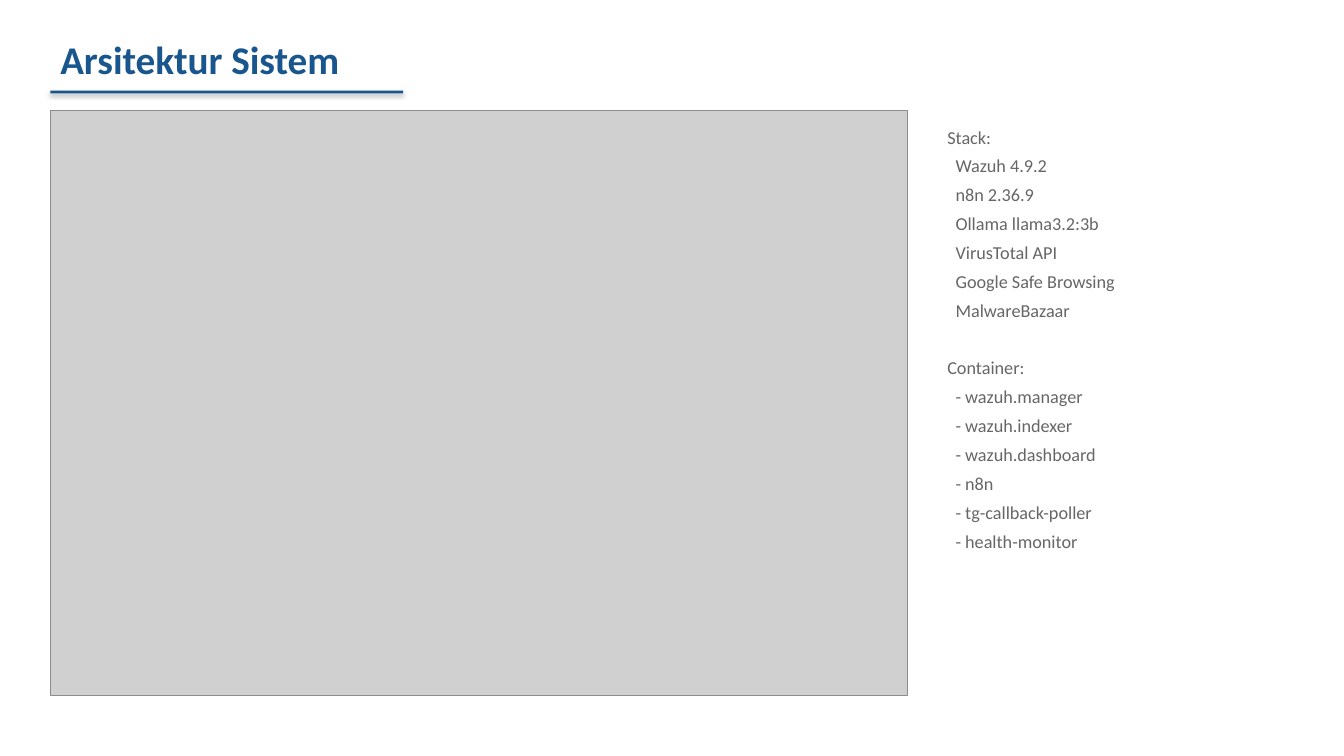
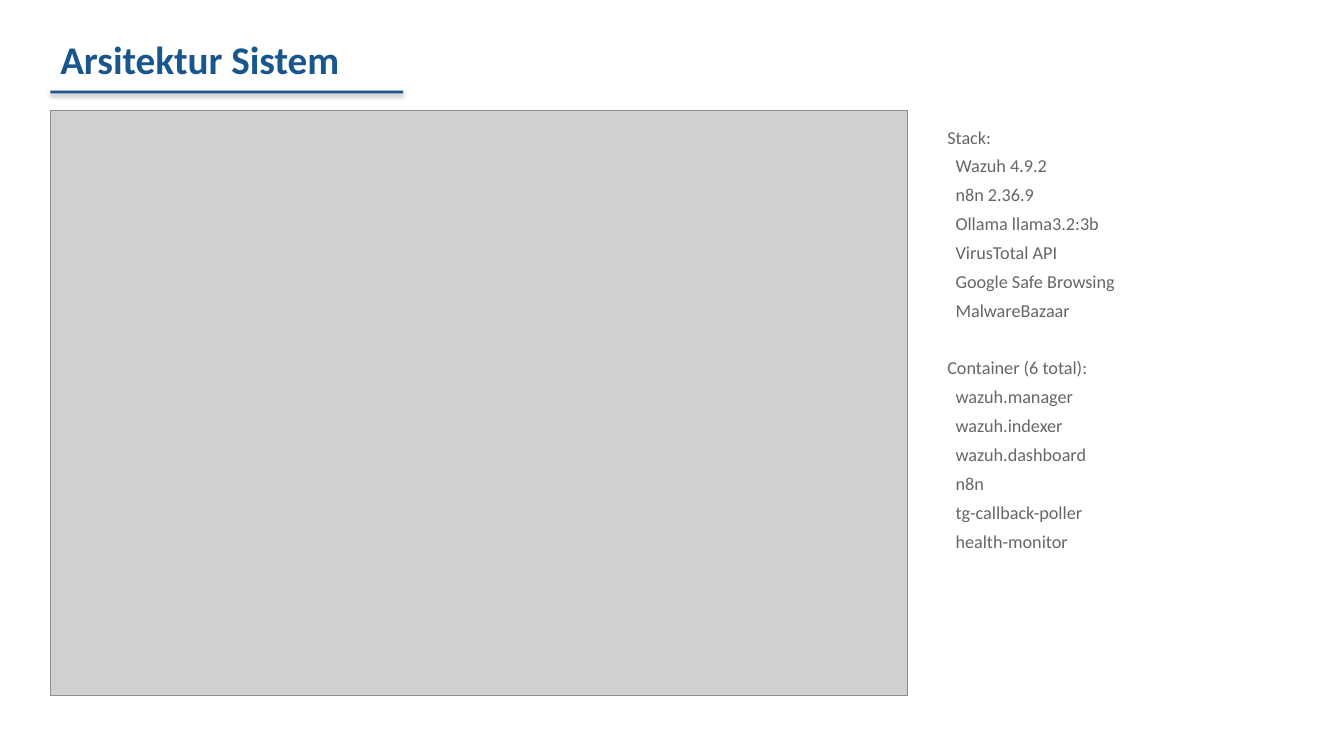
Before and after one commit to ravi-arnan/soar-project, a slide deck: slide 4 of docs/BIMBINGAN-TA-SOAR.pptx (slide 3 before the commit). Drawn at 1344x756 pixels with LibreOffice and Linux fonts; fonts in the diff are those of the drawing; grey boxes stand for pictures. Boxes give left, top, right and bottom in pixels: in the first picture for what was removed or moved away, otherwise in the second. Text is boxed around its words. In the diff, an @@ line names an element or a change of style, - is before the commit and + after.

Commit message:
docs: PPT v5 — tambah tabel perbandingan + roadmap
Slide baru:
- Slide 2: Latar belakang (masalah SOC + yang ditawarkan)
- Slide 3: Tabel perbandingan (SOC Manual vs SOAR Komersial vs Shuffle vs Sistem Ini)
- Slide 7: Tabel roadmap (18 item, status + tanggal)

Total 9 slides:
1. Cover
2. Latar Belakang
3. Perbandingan (apa yang unggul)
4. Arsitektur (diagram)
5. Alur Keputusan
6. Hasil Pengukuran
7. Roadmap Pengerjaan
8. Rencana ke Depan
9. Penutup

```diff
--- a/docs/BIMBINGAN-TA-SOAR.pptx
+++ b/docs/BIMBINGAN-TA-SOAR.pptx
@@ text at (947,361,1088,548): text changed @@
-Container:
-- wazuh.manager
-- wazuh.indexer
-- wazuh.dashboard
-- n8n
-- tg-callback-poller
-- health-monitor
+Container (6 total):
+wazuh.manager
+wazuh.indexer
+wazuh.dashboard
+n8n
+tg-callback-poller
+health-monitor
```
Also in this commit, not shown: 2 other slides changed, 3 slides added, 2 slides removed, 1 other file.
